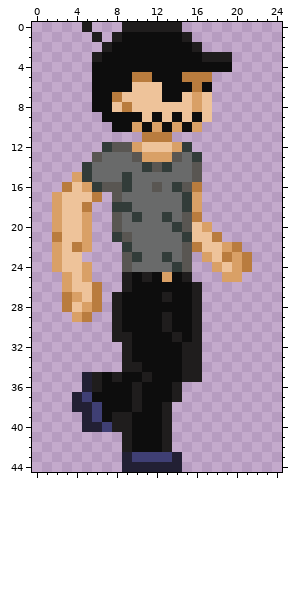
A pixel-art sprite gets an edit: Player/Sprites/Walk/walk3.png. This is how it looked before the edit.
The file is 25x45 pixels.
New version:
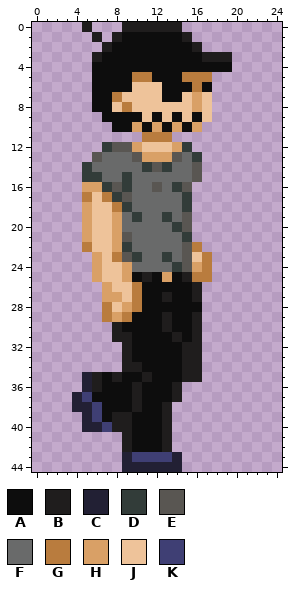
Palette (. is transparent): A #0d0d0d  B #1f1d1d  C #222034  D #323c39  E #595652  F #696a6a  G #b97c3e  H #d9a066  J #eec39a  K #3f3f74
Difference:
Changed rows in their new state; - is an unchanged pixel.
first column x 2:
15 --.-D---------------
16 -..-HD--------.-----
17 ...GJGDE------.-----
18 ...HJJG-------.-----
19 ...-JJH-------.-----
20 ...-JJH-------..----
21 ...-JJH-------...---
22 ...GJJH--------....-
23 ...-HJG-------JG....
24 ....HJJH------HG....
25 -...HJJH------GG-..-
26 -....HJJG-----------
27 -....HHJG-----------
28 -....GJHG-----A-----
29 --..-GHG------------
